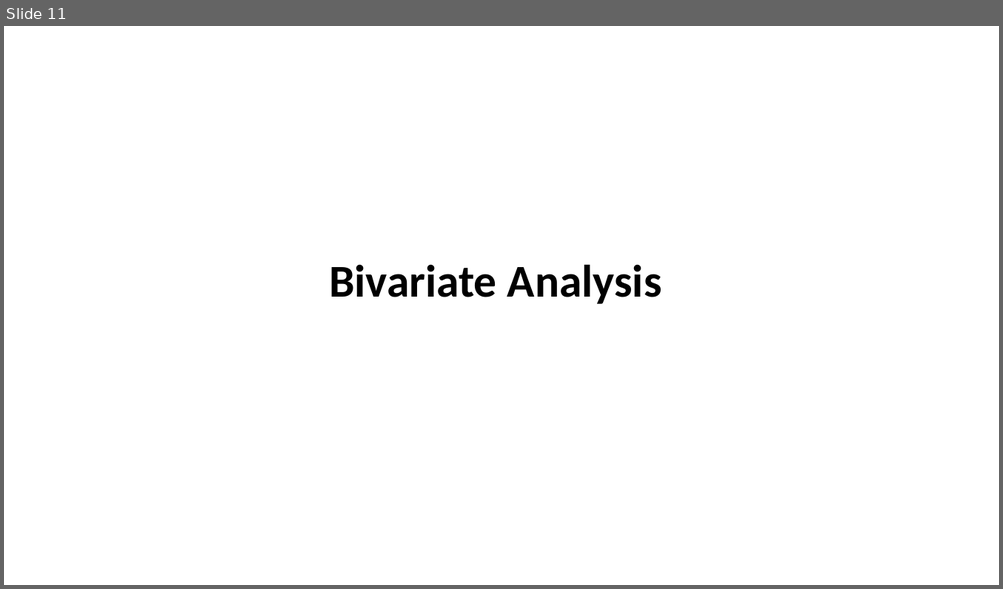
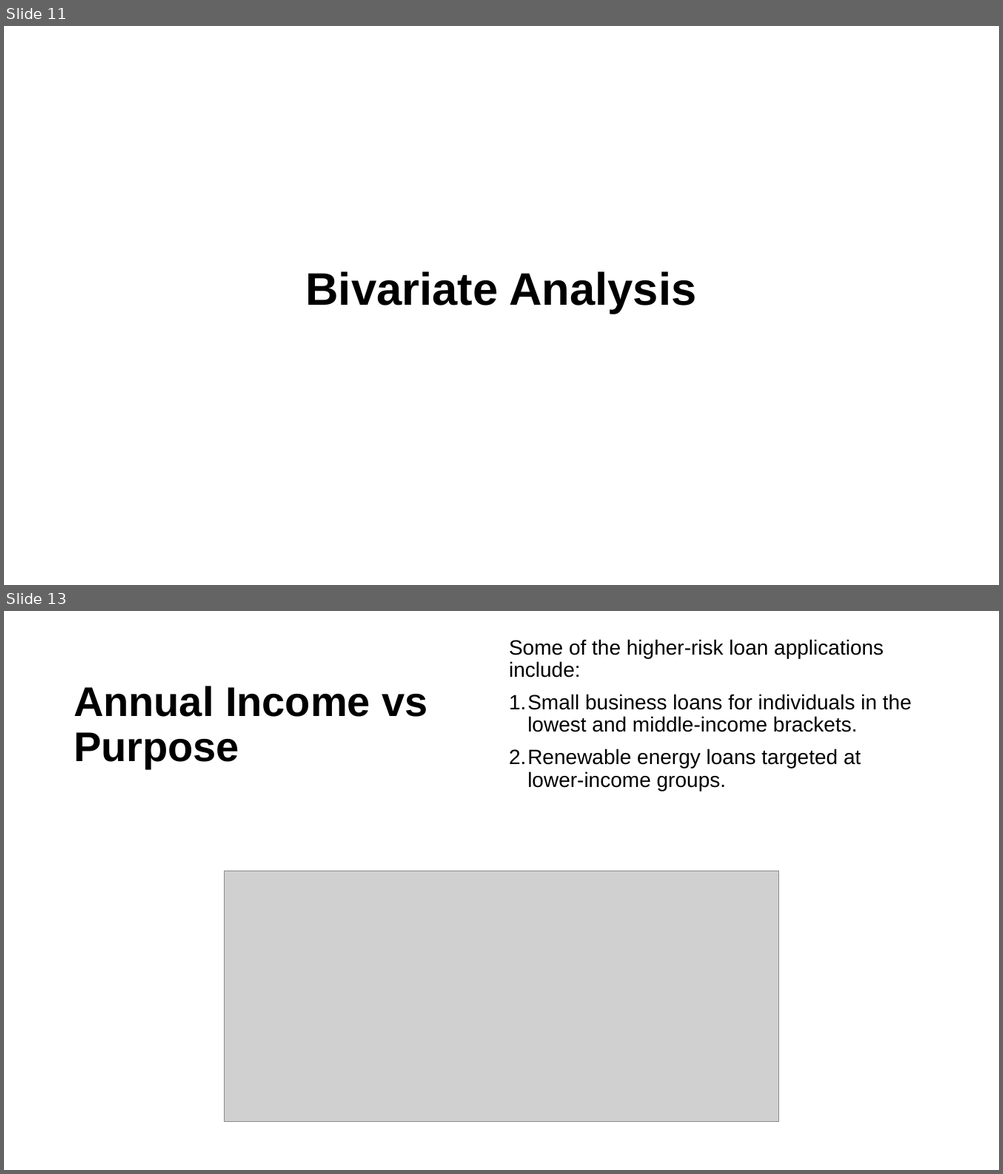
Before and after one commit to supriyaKU23/LendingClubCaseStudy, a slide deck: Lending Club Case Study.pptx. Shown one above the other, each under a label of ours: slide 11 before the commit, slides 11 and 13 after it; the slides between them are not shown. The pictures are 1003x589 and 1003x1174 pixels, drawn with LibreOffice and Linux fonts; fonts in the diff are those of the drawing; grey boxes stand for pictures. Boxes give left, top, right and bottom in pixels: in the first picture for what was removed or moved away, otherwise in the second. Text is boxed around its words. In the diff, an @@ line names an element or a change of style, - is before the commit and + after.

```diff
--- a/Lending Club Case Study.pptx
+++ b/Lending Club Case Study.pptx
@@ slide 13 added at (x1=4, y1=611, x2=999, y2=1170), background #FFFFFF @@
@@ rectangle added at (x1=4, y1=611, x2=999, y2=840), fill #FFFFFF @@
@@ text added at (x1=509, y1=639, x2=911, y2=791), 20 pt, text #000000 @@
+Some of the higher-risk loan applications include:
+1. Small business loans for individuals in the lowest and middle-income brackets.
+2. Renewable energy loans targeted at lower-income groups.
@@ title added at (x1=74, y1=686, x2=427, y2=768), 40 pt, text #000000, bold @@
+Annual Income vs Purpose
@@ picture added at (x1=224, y1=871, x2=780, y2=1122) @@
@@ slide 11 changed as well @@
@@ title "Bivariate Analysis" moved from (x1=329, y1=264, x2=662, y2=304) to (x1=306, y1=272, x2=696, y2=314) @@
@@ title "Bivariate Analysis" at (x1=306, y1=272, x2=696, y2=314): font Calibri to Arial @@
```
Also in this commit, not shown: 9 other slides changed, 19 other slides added, 2 slides removed.
